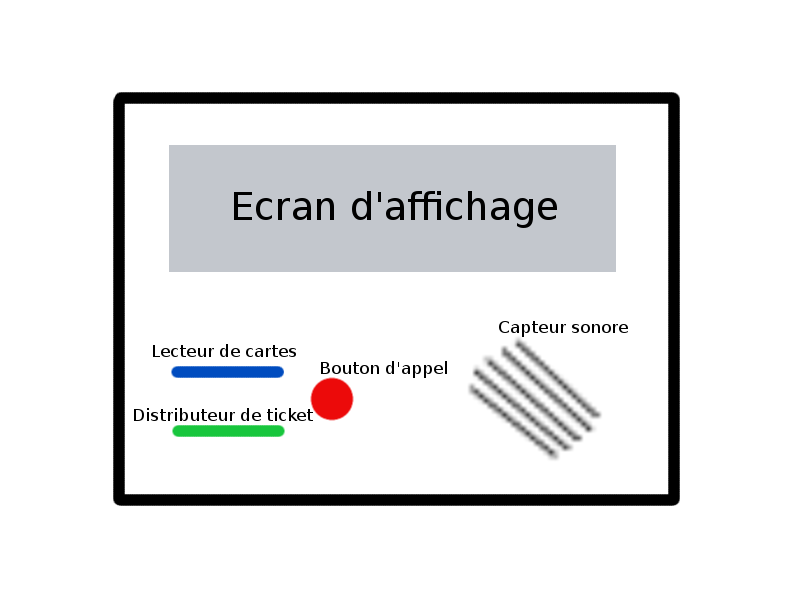
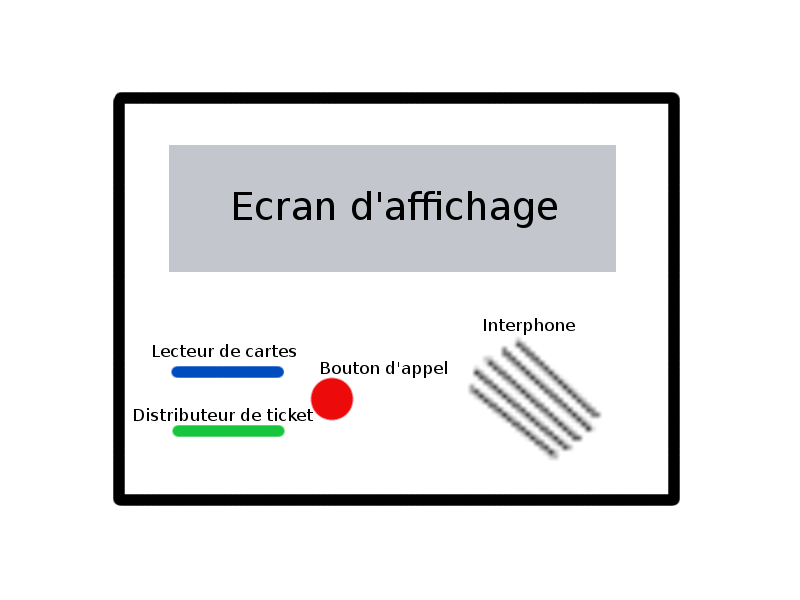
The second (800, 600) image is a revision of the first. Changes to its layers:
renamed "Capteur sonore" to "Interphone", painted on it over <box>484,318,628,337</box>
